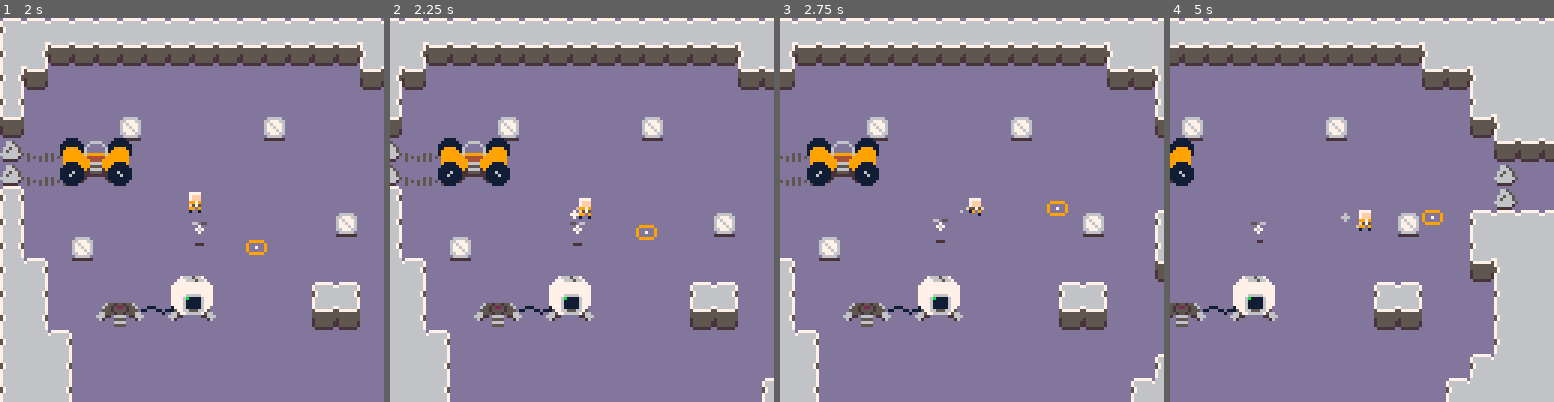
Above: before the commit, frames 1-4 (left to right).
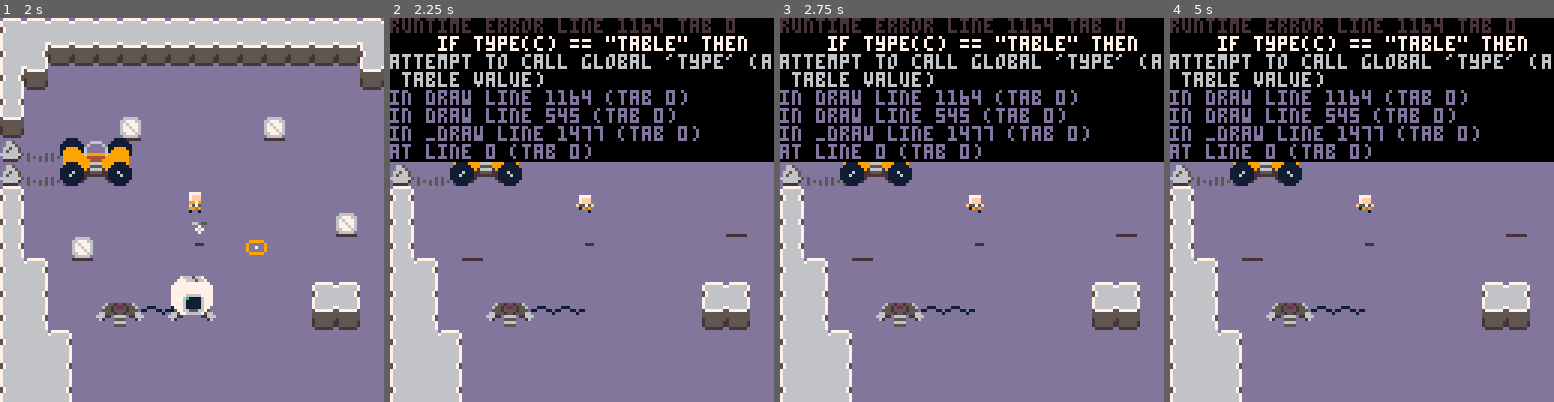
Above: after the commit, the same moments.

Repository: kevinthompson/moonbreak-p8
Game: PICO-8 cartridge moonbreak.p8
Same seed, same stepped clock (60 frames per second), same inputs: the game is played once before the commit and once after it.
Inputs:
- Up to frame 1 (2 s): tap X (X key) at 0.33, 1.07, 1.85 s; tap O (Z key) at 0.7, 1.7 s; hold Right from 1.6 s (still down)
- Up to frame 2 (2.25 s): release Right at 2.1 s; tap O (Z key) at 2.1 s; hold Up from 2.15 s (still down)
- Up to frame 3 (2.75 s): release Up at 2.42 s; hold Right from 2.47 s (still down); tap O (Z key) at 2.5 s
- Up to frame 4 (5 s): tap O (Z key) every 0.4 s from 2.9 to 4.9 s; tap X (X key) at 2.97, 4.08 s; release Right at 3.03 s; hold Left 3.08-3.58 s; hold Down 3.63-3.97 s; hold Right 4.02-4.68 s; hold Up from 4.73 s (still down)

Frame 1 is identical in both runs. In frame 2, 42% of the frame differs, in the area x 0-100%, y 0-100%; in frame 3, 47%; in frame 4, 56%.
Error after the commit: runtime error line 1164 tab 0; if type(c) == "table" then; attempt to call global 'type' (a table value)

Commit message:
feat: add collection animation with particle effects

Diff:
--- a/scripts/entities/collector.lua
+++ b/scripts/entities/collector.lua
@@ -20,8 +20,27 @@
   end,
 
   collect_supply = function(_ENV, supply_instance)
-    -- TODO collect animation
-    supply_instance:destroy()
-    spawner_instance:spawn_bot()
+    async:call(function()
+      local collect_frames = 120
+
+      for i = 1, collect_frames do
+        local percent = i/collect_frames
+        supply_instance.yclip = supply_instance.height * percent
+
+        particle:new({
+          x = x - 4 + rnd(8),
+          y = y - 1 + rnd(3),
+          dy = rnd(.5) * -1,
+          frames = 6 + rnd(4),
+          radius = 0,
+          color = {7,6,5}
+        })
+
+        yield()
+      end
+
+      supply_instance:destroy()
+      spawner_instance:spawn_bot()
+    end)
   end
 })
--- a/scripts/entities/particle.lua
+++ b/scripts/entities/particle.lua
@@ -6,6 +6,11 @@
   shadow = false,
   dx = 0,
   dy = 0,
+
+  init = function(_ENV)
+    entity.init(_ENV)
+    max_frames = frames
+  end,
 
   update = function(_ENV)
     frames -= 1
@@ -16,6 +21,14 @@
 
   draw = function(_ENV)
     -- TODO: figure out why color is referencing global
-    circfill(x,y,radius,_ENV.color)
+    local c = _ENV.color
+
+    if type(c) == "table" then
+      local percent = (max_frames - frames)/max_frames
+      local i = 1 + round(percent * (#c - 1))
+      c = c[i]
+    end
+
+    circfill(x,y,radius,c)
   end
 })
--- a/scripts/entities/supply.lua
+++ b/scripts/entities/supply.lua
@@ -6,6 +6,7 @@
   shadow = true,
   bots_required = 1,
   hitbox = {-3,3,-5,1},
+  yclip = 0,
 
   on_follow_stop = function(_ENV)
     state = "idle"
@@ -23,7 +24,7 @@
   end,
 
   draw = function(_ENV)
-    spr(19,x - width/2, y - 6 - elevation)
+    sspr(24,8,7,7 - yclip,x - width/2, y - 6 - elevation + yclip)
   end,
 
   states = {
--- a/scripts/utilities/helpers.lua
+++ b/scripts/utilities/helpers.lua
@@ -225,3 +225,8 @@
     {1,1}
   ]]
 }
+
+function round(value)
+  if (value < 0.5) return flr(value)
+  return ceil(value)
+end
